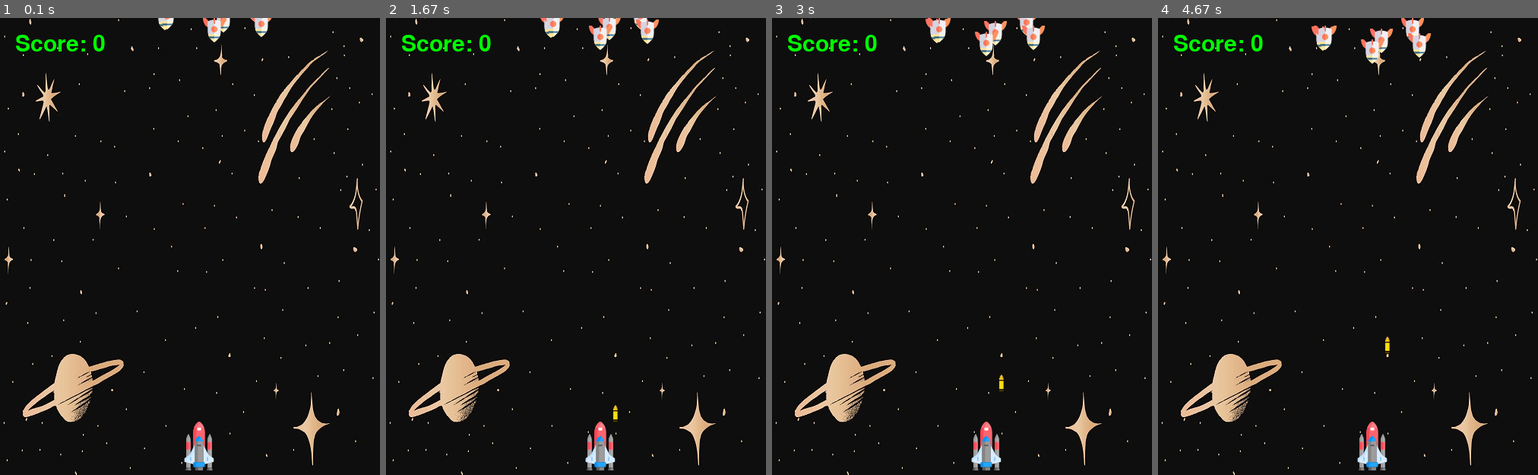
Above: before the commit, frames 1-4 (left to right).
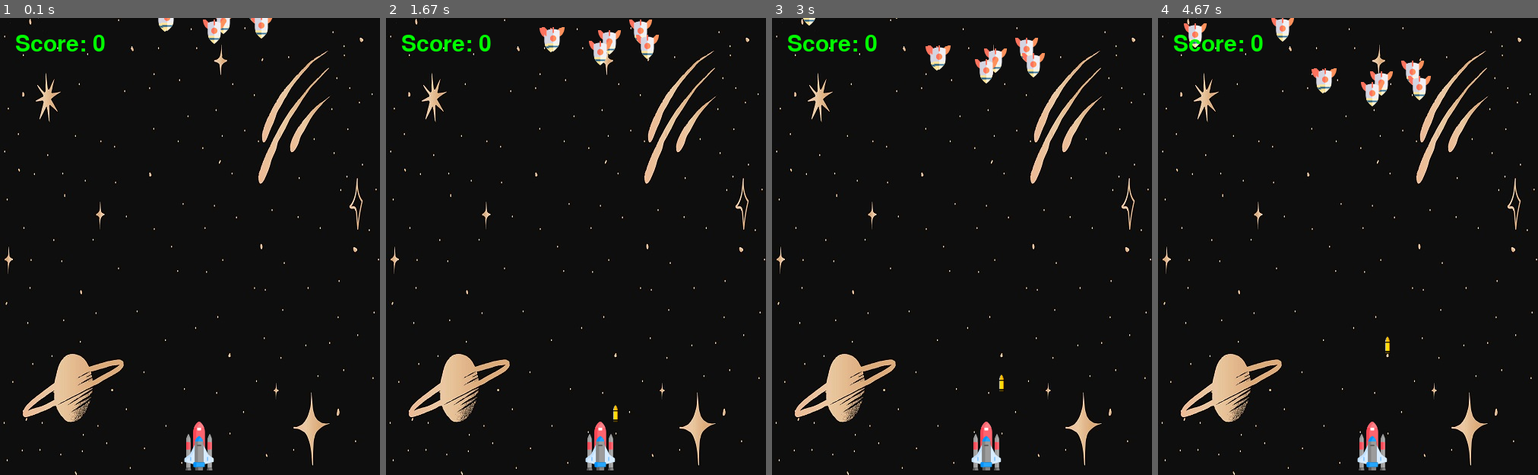
Above: after the commit, the same moments.

Repository: Ridowan-sajid/Space-Invader-pygame
Game: pygame game, started from main.py
Two runs of this game, one before a commit and one after it. Both use one fixed random seed, a clock stepped at 60 frames per second and the inputs below.
Inputs:
- Up to frame 1 (0.1 s): no input
- Up to frame 2 (1.67 s): hold Right 0.33-0.8 s; hold Right 0.83-1.3 s; tap Space at 0.9, 1.2, 1.4 s; hold Left from 1.33 s (still down)
- Up to frame 3 (3 s): tap Space at 1.7, 1.97, 2.27, 2.4, 2.7 s; release Left at 1.87 s; hold Left 1.9-2.3 s; hold Right 2.33-2.97 s
- Up to frame 4 (4.67 s): hold Left 3-3.47 s; tap Space at 3.07, 3.37, 3.57, 3.87, 4.07, 4.37, 4.57 s; hold Right 3.5-3.97 s; hold Right 4-4.47 s; hold Left from 4.5 s (still down)

The runs differ from the first frame. In frame 1, 0.3% of the frame differs, in the area x 41-72%, y 0-6%; in frame 2, 1.3%; in frame 3, 1.7%; in frame 4, 2.2%, in the area x 6-72%, y 0-20%.

Commit message:
solve distance

Diff:
--- a/main.py
+++ b/main.py
@@ -51,7 +51,7 @@
     alien_img.append(pygame.image.load("image/rocket.png"))
     alien_width.append(random.randint(0, 450))
     alien_height.append(random.randint(-100, 0))
-    alien_speed.append(0.1)
+    alien_speed.append(0.3)
 
 
 def draw_alien(alien_w, alien_h, i):
@@ -69,7 +69,7 @@
 
 def is_collision_with_player(alien_x, alien_y, bullet_x, bullet_y):
     distance = math.sqrt(math.pow(alien_x - bullet_x, 2) + math.pow(alien_y - bullet_y, 2))
-    if distance < 40:
+    if distance < 30:
         return True
     else:
         return False
